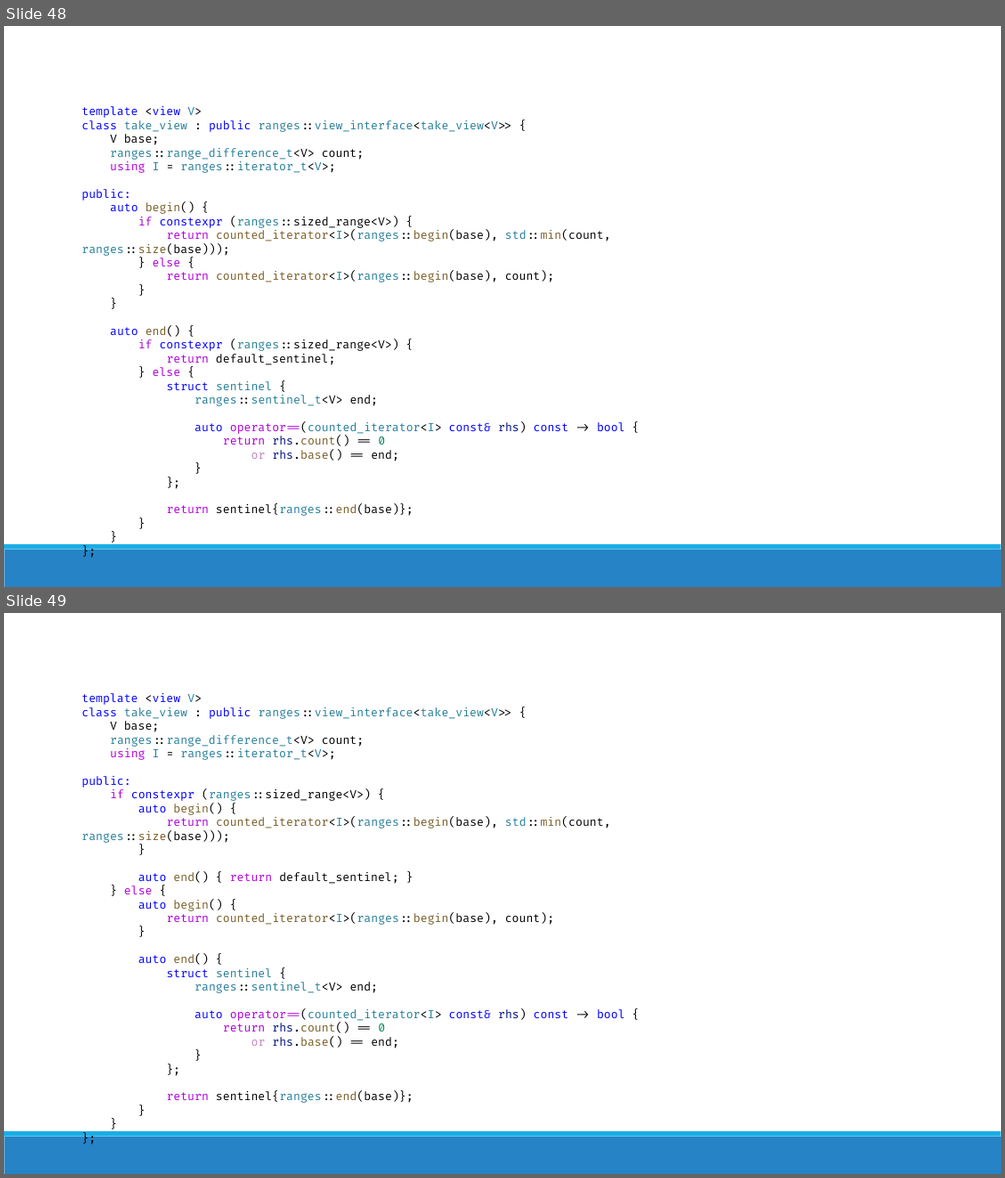
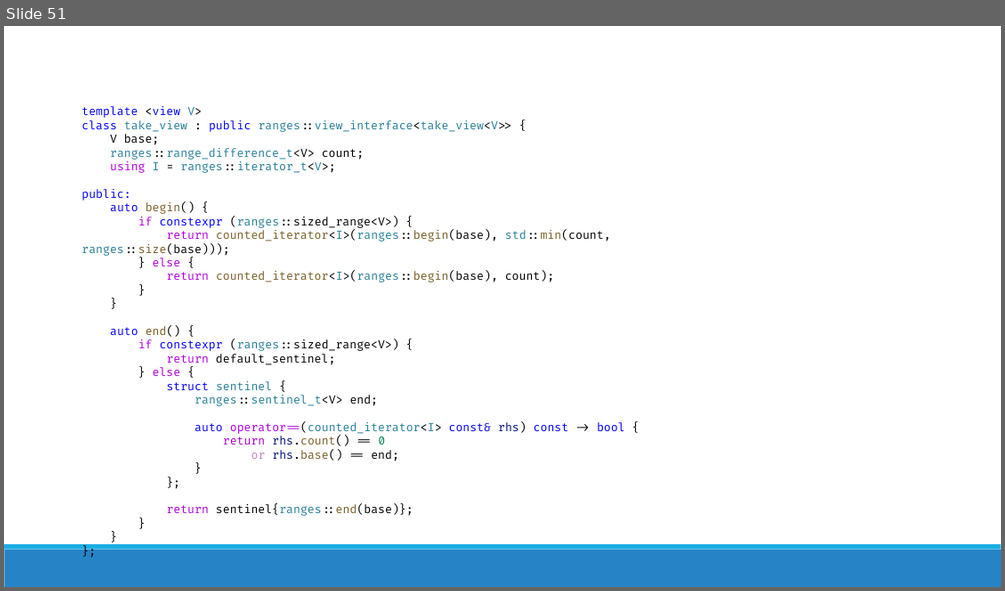
Before and after one commit to brevzin/cpp_proposals, a slide deck: talks/202305_cppnow/take(5).pptx. Shown one above the other, each under a label of ours: slides 48 and 49 before the commit, slide 51 after it. The pictures are 1005x1178 and 1005x591 pixels, drawn with LibreOffice and Linux fonts; fonts in the diff are those of the drawing. Boxes give left, top, right and bottom in pixels: in the first picture for what was removed or moved away, otherwise in the second. Text is boxed around its words. In the diff, an @@ line names an element or a change of style, - is before the commit and + after.

```diff
--- a/talks/202305_cppnow/take(5).pptx
+++ b/talks/202305_cppnow/take(5).pptx
@@ slide 49 removed at box(4, 613, 1001, 1174), background #FFFFFF; not listed: 2 template elements that a slide beside it also shows @@
@@ text removed at box(81, 693, 625, 1103) @@
-template <view V>
-class take_view : public ranges::view_interface<take_view<V>> {
-V base;
-ranges::range_difference_t<V> count;
-using I = ranges::iterator_t<V>;
-public:
-if constexpr (ranges::sized_range<V>) {
-auto begin() {
-return counted_iterator<I>(ranges::begin(base), std::min(count, ranges::size(base)));
-}
-auto end() { return default_sentinel; }
-} else {
-auto begin() {
-return counted_iterator<I>(ranges::begin(base), count);
-}
-auto end() {
-struct sentinel {
-ranges::sentinel_t<V> end;
-auto operator==(counted_iterator<I> const& rhs) const -> bool {
-return rhs.count() == 0
-or rhs.base() == end;
-}
-};
-return sentinel{ranges::end(base)};
-}
-}
-};
@@ what was slide 48 is now slide 51 @@
```
Also in this commit, not shown: 6 slides changed, 26 slides added, 3 other slides removed.
